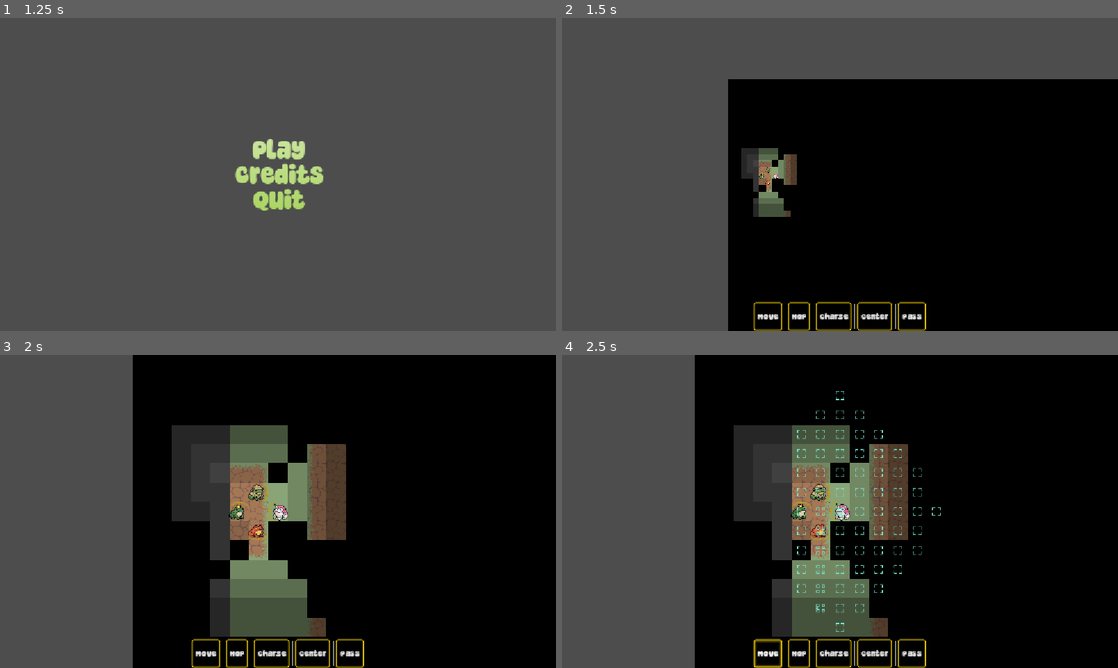
Above: before the commit, frames 1-4 (two rows, left to right).
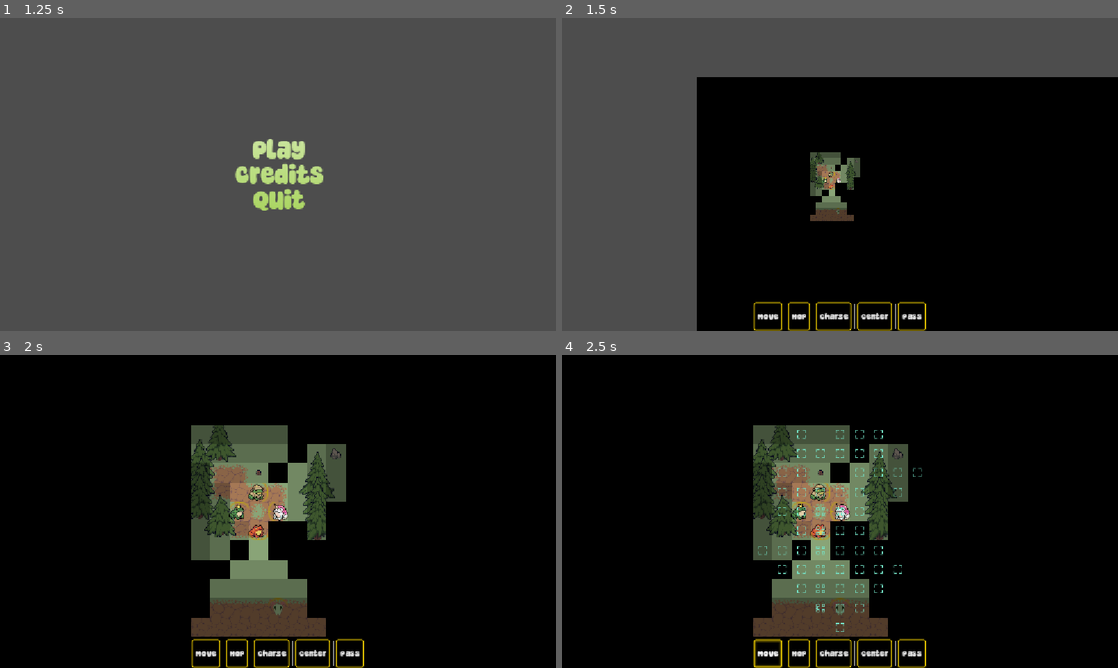
Above: after the commit, the same moments.

Repository: Habidakus/wild-jam-98-signal
Game: Godot game, scene res://scenes/main.tscn
Same seed, same stepped clock (60 frames per second), same inputs: the game is played once before the commit and once after it.
Inputs (mouse positions are in pixels of both pictures, inside the frame that each line leads up to):
- Up to frame 1 (1.25 s): tap Enter at 0.5 s; move the mouse to (400, 158) at 0.52 s; click (400, 158) at 0.67 s
- Up to frame 2 (1.5 s): click "Play" at 1.25 s
- Up to frame 3 (2 s): no input
- Up to frame 4 (2.5 s): click "Move" at 2 s

Frame 1 is identical in both runs. In frame 2, 7.9% of the frame differs, in the area x 24-100%, y 18-100%; in frame 3, 31%; in frame 4, 31%, in the area x 0-69%, y 0-100%.

Commit message:
loot markers added to map1 and map3

Diff:
--- a/maps/levels/1_defendfrogvillage.tscn
+++ b/maps/levels/1_defendfrogvillage.tscn
@@ -5,6 +5,7 @@
 [ext_resource type="PackedScene" uid="uid://yn12oyv78npa" path="res://maps/objects/tree.tscn" id="3_athmg"]
 [ext_resource type="PackedScene" uid="uid://bg1mk6afkaoue" path="res://maps/objects/stump.tscn" id="4_gafkq"]
 [ext_resource type="PackedScene" uid="uid://caujxw65a7jl3" path="res://maps/objects/start_marker.tscn" id="5_athmg"]
+[ext_resource type="PackedScene" uid="uid://ct1uspbj72sy6" path="res://maps/objects/loot_marker.tscn" id="6_emp8n"]
 
 [node name="1DefendFrogVillage" type="TileMapLayer" unique_id=1629887597]
 tile_map_data = PackedByteArray("AAADAAgABgAFAAQAAAAEAAgABgAFAAQAAAAEAA8ABgAFAAQAAAAEAA4ABgAFAAQAAAAEAA0ABgAFAAQAAAAEAA …(6976 unchanged characters)…
@@ -124,3 +125,12 @@
 
 [node name="StartMarker" parent="." unique_id=287536599 instance=ExtResource("5_athmg")]
 position = Vector2(394, 335)
+
+[node name="LootMarker" parent="." unique_id=1436051771 instance=ExtResource("6_emp8n")]
+position = Vector2(16, 335)
+
+[node name="LootMarker2" parent="." unique_id=1443073644 instance=ExtResource("6_emp8n")]
+position = Vector2(532, 333)
+
+[node name="LootMarker3" parent="." unique_id=353597975 instance=ExtResource("6_emp8n")]
+position = Vector2(469, 593)
--- a/maps/levels/3_elitebattle.tscn
+++ b/maps/levels/3_elitebattle.tscn
@@ -5,6 +5,7 @@
 [ext_resource type="PackedScene" uid="uid://yn12oyv78npa" path="res://maps/objects/tree.tscn" id="3_hwy7v"]
 [ext_resource type="PackedScene" uid="uid://bg1mk6afkaoue" path="res://maps/objects/stump.tscn" id="4_7tfla"]
 [ext_resource type="PackedScene" uid="uid://caujxw65a7jl3" path="res://maps/objects/start_marker.tscn" id="5_hwy7v"]
+[ext_resource type="PackedScene" uid="uid://ct1uspbj72sy6" path="res://maps/objects/loot_marker.tscn" id="6_8p5t1"]
 
 [node name="3EliteBattle" type="TileMapLayer" unique_id=1629887597]
 tile_map_data = PackedByteArray("AAADAAgABgAFAAQAAAAEAAgABgAEAAIAAAAEAA8ABgAEAAMAAAAEAA4ABgAEAAIAAAAEAA0ABgAEAAEAAAAEAA …(12016 unchanged characters)…
@@ -150,4 +151,19 @@
 position = Vector2(1056, 209)
 
 [node name="StartMarker" parent="." unique_id=287536599 instance=ExtResource("5_hwy7v")]
-position = Vector2(49, 334)
+position = Vector2(529, 368)
+
+[node name="LootMarker" parent="." unique_id=1293824404 instance=ExtResource("6_8p5t1")]
+position = Vector2(144, 247)
+
+[node name="LootMarker2" parent="." unique_id=1281172337 instance=ExtResource("6_8p5t1")]
+position = Vector2(878, 398)
+
+[node name="LootMarker3" parent="." unique_id=1754962840 instance=ExtResource("6_8p5t1")]
+position = Vector2(657, 112)
+
+[node name="LootMarker4" parent="." unique_id=1934483507 instance=ExtResource("6_8p5t1")]
+position = Vector2(689, 112)
+
+[node name="LootMarker5" parent="." unique_id=463568536 instance=ExtResource("6_8p5t1")]
+position = Vector2(558, 560)
